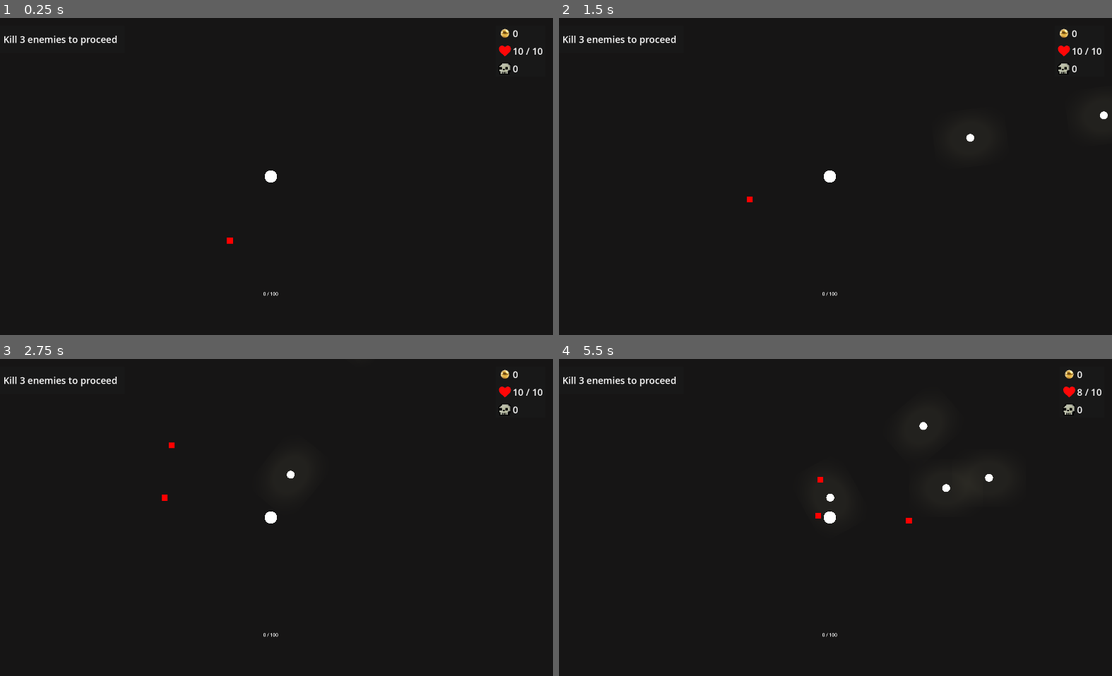
Above: before the commit, frames 1-4 (two rows, left to right).
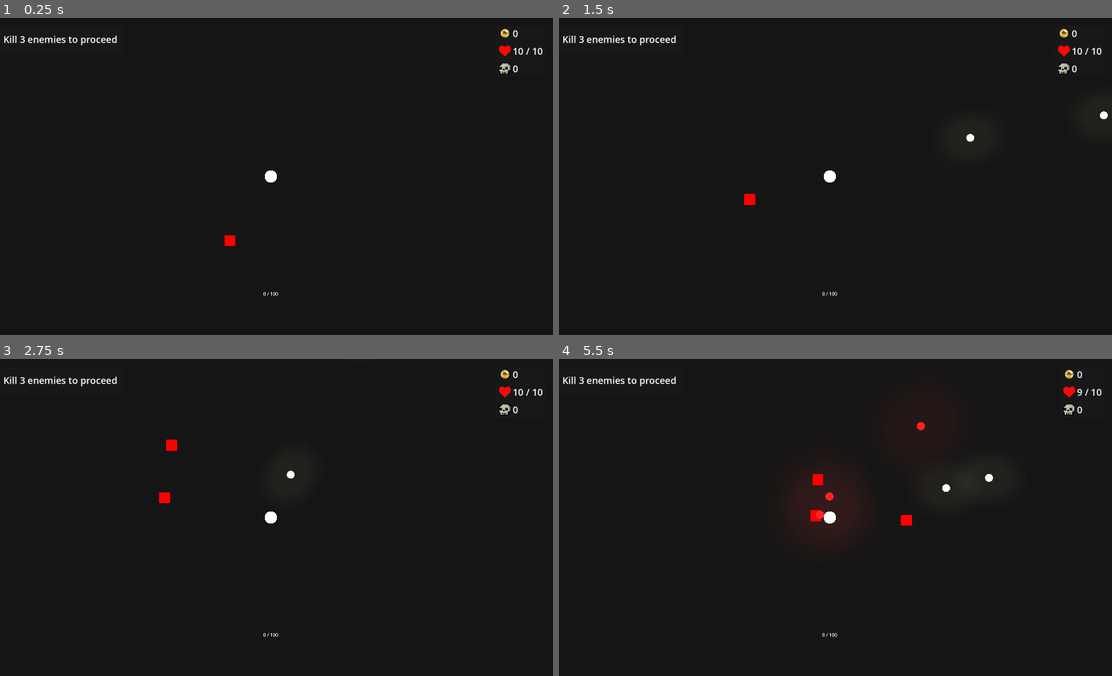
Above: after the commit, the same moments.

Repository: aiden10/towertide
Game: Godot game, scene res://Arena/arena.tscn
Two runs of this game, one before a commit and one after it. Both use one fixed random seed, a clock stepped at 60 frames per second and the inputs below.
Inputs (mouse positions are in pixels of both pictures, inside the frame that each line leads up to):
- Up to frame 1 (0.25 s): no input
- Up to frame 2 (1.5 s): tap Enter at 0.5 s; move the mouse to (951, 160) at 0.52 s; press the mouse at (951, 160) at 0.53 s; hold D (right) 0.53-1.28 s; move the mouse to (719, 192) at 1.27 s; release the mouse at (719, 192) at 1.28 s; hold S (down) from 1.28 s (still down); click (719, 192) at 1.35 s
- Up to frame 3 (2.75 s): move the mouse to (326, 447) at 2.02 s; release S (down) at 2.03 s; press the mouse at (326, 447) at 2.03 s; hold D (right) from 2.03 s (still down)
- Up to frame 4 (5.5 s): move the mouse to (802, 580) at 2.77 s; release D (right) at 2.78 s; release the mouse at (802, 580) at 2.78 s; hold W (up) 2.78-3.53 s; click (802, 580) at 2.85 s; move the mouse to (1001, 565) at 3.52 s; press the mouse at (1001, 565) at 3.53 s; hold A (left) 3.53-5.03 s; move the mouse to (658, 469) at 4.27 s; release the mouse at (658, 469) at 4.28 s; click (658, 469) at 4.35 s; move the mouse to (857, 517) at 5.02 s; press the mouse at (857, 517) at 5.03 s; hold S (down) from 5.03 s (still down)

The runs differ from the first frame. In frame 1, less than 0.1% of the frame differs, in the area x 40-43%, y 68-72%; in frame 2, less than 0.1%; in frame 3, 0.1%; in frame 4, 0.3%, in the area x 43-95%, y 9-53%.

Commit message:
update enemy projectiles

Diff:
--- a/Enemies/Basic/BasicEnemy.tscn
+++ b/Enemies/Basic/BasicEnemy.tscn
@@ -1,21 +1,18 @@
-[gd_scene load_steps=11 format=3 uid="uid://onunwggusljt"]
+[gd_scene load_steps=8 format=3 uid="uid://onunwggusljt"]
 
 [ext_resource type="Script" path="res://Enemies/Basic/basic_enemy.gd" id="1_ksc35"]
 [ext_resource type="Texture2D" uid="uid://6cqwjw36pqwr" path="res://sprites/red.png" id="2_4kpff"]
-[ext_resource type="PackedScene" uid="uid://vi24dnj3jij5" path="res://pickups/Gold/Gold.tscn" id="2_7qu2w"]
 [ext_resource type="Script" path="res://Enemy/states/state_machine.gd" id="2_p373m"]
 [ext_resource type="Script" path="res://Enemy/states/attack_state.gd" id="3_4v1vq"]
-[ext_resource type="PackedScene" uid="uid://bfh6pmvj5aord" path="res://pickups/XP/Xp.tscn" id="3_lquor"]
 [ext_resource type="Script" path="res://Enemy/states/follow_state.gd" id="4_g5fm2"]
-[ext_resource type="PackedScene" uid="uid://b522nu0e6viam" path="res://Projectile/Projectile.tscn" id="5_t153k"]
 
 [sub_resource type="RectangleShape2D" id="RectangleShape2D_oooac"]
 
 [sub_resource type="RectangleShape2D" id="RectangleShape2D_i0ff2"]
 
 [node name="BasicEnemy" type="CharacterBody2D" groups=["Enemies", "Level1"]]
+scale = Vector2(1.8692, 1.8692)
 script = ExtResource("1_ksc35")
-drop_scenes = Array[PackedScene]([ExtResource("2_7qu2w"), ExtResource("3_lquor")])
 
 [node name="CollisionShape2D" type="CollisionShape2D" parent="."]
 shape = SubResource("RectangleShape2D_oooac")
@@ -32,7 +29,6 @@
 [node name="Attack" type="Node" parent="StateMachine" node_paths=PackedStringArray("enemy")]
 script = ExtResource("3_4v1vq")
 enemy = NodePath("../..")
-projectile_scene = ExtResource("5_t153k")
 
 [node name="Follow" type="Node" parent="StateMachine" node_paths=PackedStringArray("enemy")]
 script = ExtResource("4_g5fm2")
--- a/Enemy/states/attack_state.gd
+++ b/Enemy/states/attack_state.gd
@@ -25,7 +25,7 @@
 
 func shoot(player_position: Vector2):
 	if can_shoot:
-		var bullet = Scenes.projectile_scene.instantiate()
+		var bullet = Scenes.enemy_projectile_scene.instantiate()
 		bullet.position = enemy.position
 		bullet.start(player_position, enemy.projectile_speed, enemy.damage, "enemy")
 		EventBus.arena_spawn.emit(bullet)
--- a/Player/player.gd
+++ b/Player/player.gd
@@ -31,7 +31,7 @@
 func shoot(mouse_position: Vector2):
 	if can_shoot:
 		GameState.player_projectiles = []
-		var bullet = Scenes.projectile_scene.instantiate()
+		var bullet = Scenes.player_projectile_scene.instantiate()
 		bullet.position = position
 		bullet.start(mouse_position, PlayerState.projectile_speed, PlayerState.damage, "player")
 		EventBus.arena_spawn.emit(bullet)
--- a/Projectile/Projectile.tscn
+++ b/Projectile/EnemyProjectile.tscn
@@ -1,14 +1,14 @@
-[gd_scene load_steps=6 format=3 uid="uid://b522nu0e6viam"]
+[gd_scene load_steps=6 format=3 uid="uid://dhydb57jtk11n"]
 
-[ext_resource type="Script" path="res://Projectile/projectile.gd" id="1_4b3qd"]
-[ext_resource type="Texture2D" uid="uid://c1xeap2ne4w78" path="res://sprites/white.png" id="2_xfwra"]
+[ext_resource type="Script" path="res://Projectile/projectile.gd" id="1_koi3p"]
+[ext_resource type="Texture2D" uid="uid://ckpbb8r7fbs7h" path="res://sprites/red_circle.png" id="2_d5dov"]
 
 [sub_resource type="CircleShape2D" id="CircleShape2D_hptwc"]
 radius = 14.0
 
 [sub_resource type="Gradient" id="Gradient_fh1aa"]
 offsets = PackedFloat32Array(0.383117, 1)
-colors = PackedColorArray(0.948233, 0.968444, 0.708395, 0.588235, 0, 0, 0, 0)
+colors = PackedColorArray(0.615686, 0.129412, 0.105882, 1, 0, 0, 0, 0)
 
 [sub_resource type="GradientTexture2D" id="GradientTexture2D_lgopd"]
 gradient = SubResource("Gradient_fh1aa")
@@ -17,13 +17,13 @@
 metadata/_snap_enabled = true
 
 [node name="Projectile" type="Area2D"]
-script = ExtResource("1_4b3qd")
+script = ExtResource("1_koi3p")
 
 [node name="Hitbox" type="CollisionShape2D" parent="."]
 shape = SubResource("CircleShape2D_hptwc")
 
 [node name="PointLight2D" type="PointLight2D" parent="."]
-scale = Vector2(3.96484, 3.09896)
+scale = Vector2(6, 5.20313)
 range_layer_min = -512
 range_layer_max = 512
 shadow_color = Color(1, 1, 1, 1)
@@ -31,6 +31,6 @@
 
 [node name="Sprite2D" type="Sprite2D" parent="."]
 light_mask = 1023
-position = Vector2(-0.124998, -0.124999)
-scale = Vector2(0.004625, 0.004625)
-texture = ExtResource("2_xfwra")
+position = Vector2(2.68221e-07, -3.57628e-07)
+scale = Vector2(0.137931, 0.137931)
+texture = ExtResource("2_d5dov")
--- /dev/null
+++ b/Projectile/PlayerProjectile.tscn
@@ -0,0 +1,36 @@
+[gd_scene load_steps=6 format=3 uid="uid://b522nu0e6viam"]
+
+[ext_resource type="Script" path="res://Projectile/projectile.gd" id="1_tf8uk"]
+[ext_resource type="Texture2D" uid="uid://c1xeap2ne4w78" path="res://sprites/white.png" id="2_bead6"]
+
+[sub_resource type="CircleShape2D" id="CircleShape2D_hptwc"]
+radius = 14.0
+
+[sub_resource type="Gradient" id="Gradient_fh1aa"]
+offsets = PackedFloat32Array(0.383117, 1)
+colors = PackedColorArray(0.948233, 0.968444, 0.708395, 0.588235, 0, 0, 0, 0)
+
+[sub_resource type="GradientTexture2D" id="GradientTexture2D_lgopd"]
+gradient = SubResource("Gradient_fh1aa")
+fill = 1
+fill_from = Vector2(0.5, 0.5)
+metadata/_snap_enabled = true
+
+[node name="Projectile" type="Area2D"]
+script = ExtResource("1_tf8uk")
+
+[node name="Hitbox" type="CollisionShape2D" parent="."]
+shape = SubResource("CircleShape2D_hptwc")
+
+[node name="PointLight2D" type="PointLight2D" parent="."]
+scale = Vector2(3.96484, 3.09896)
+range_layer_min = -512
+range_layer_max = 512
+shadow_color = Color(1, 1, 1, 1)
+texture = SubResource("GradientTexture2D_lgopd")
+
+[node name="Sprite2D" type="Sprite2D" parent="."]
+light_mask = 1023
+position = Vector2(-0.124998, -0.124999)
+scale = Vector2(0.004625, 0.004625)
+texture = ExtResource("2_bead6")
--- a/globals/scenes.gd
+++ b/globals/scenes.gd
@@ -2,6 +2,7 @@
 
 var arena_scene: PackedScene = preload("res://Arena/arena.tscn")
 var shop_scene: PackedScene = preload("res://Shop/Shop.tscn")
-var projectile_scene: PackedScene = preload("res://Projectile/Projectile.tscn")
+var player_projectile_scene: PackedScene = preload("res://Projectile/PlayerProjectile.tscn")
+var enemy_projectile_scene: PackedScene = preload("res://Projectile/EnemyProjectile.tscn")
 var gold_scene: PackedScene = preload("res://pickups/Gold/Gold.tscn")
 var xp_scene: PackedScene = preload("res://pickups/XP/Xp.tscn")
Binary file added: sprites/red_circle.png
Not shown, added: sprites/red_circle.png.import
Not shown, changed: todo.txt
